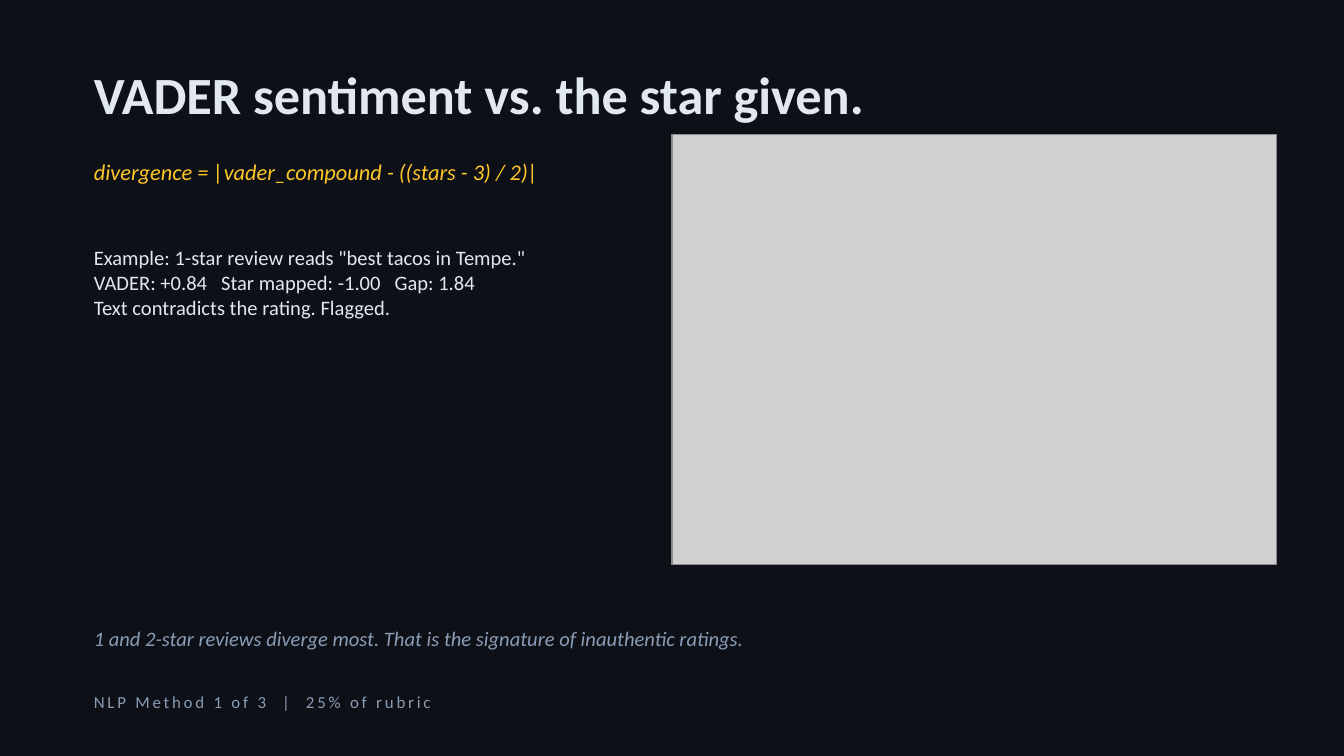
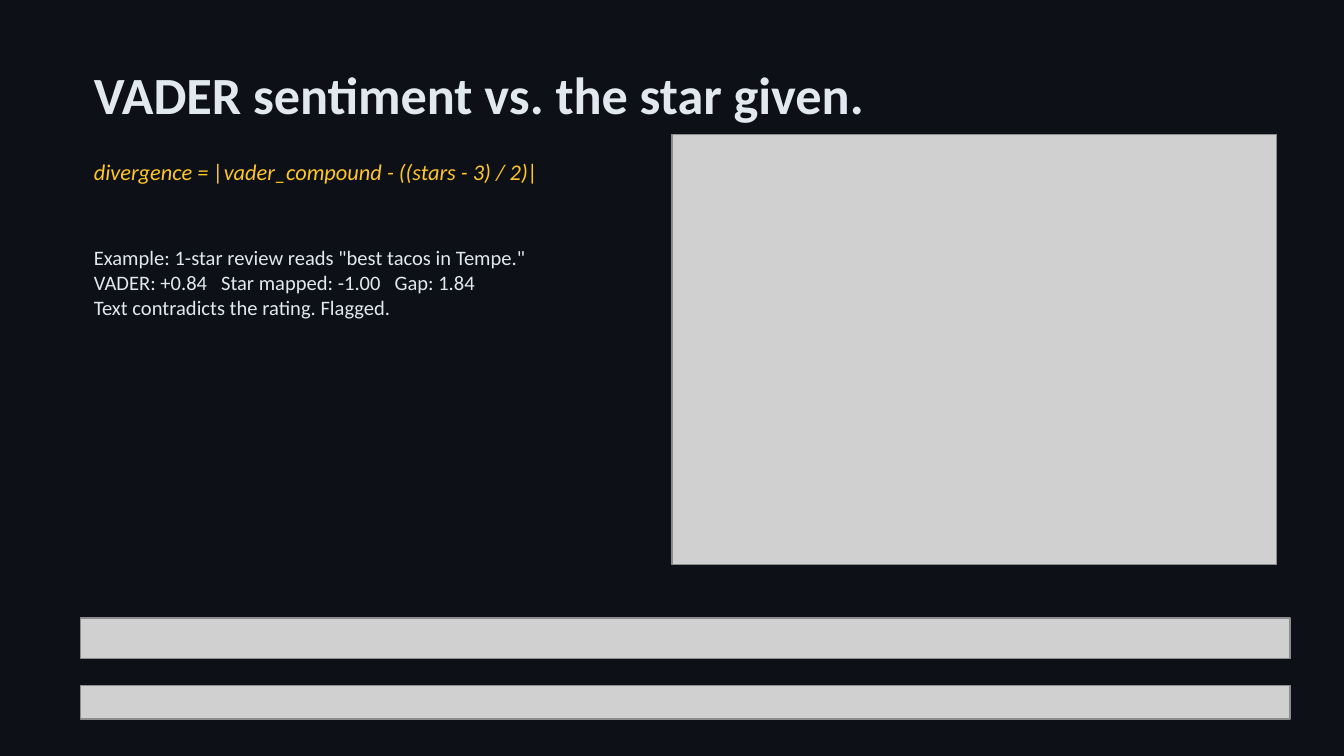
Before and after one commit to InquiroAIResearchLabsInc/CIS509_MCOOK20_FINAL_CODE, a slide deck: slide 4 of docs/CIS509_MCOOK20.pptx. Drawn at 1344x756 pixels with LibreOffice and Linux fonts; fonts in the diff are those of the drawing; grey boxes stand for pictures. Boxes give left, top, right and bottom in pixels: in the first picture for what was removed or moved away, otherwise in the second. Text is boxed around its words. In the diff, an @@ line names an element or a change of style, - is before the commit and + after.

```diff
--- a/docs/CIS509_MCOOK20.pptx
+++ b/docs/CIS509_MCOOK20.pptx
@@ picture added at (x1=81, y1=618, x2=1290, y2=659) @@
@@ text removed at (x1=94, y1=632, x2=742, y2=650) @@
-1 and 2-star reviews diverge most. That is the signature of inauthentic ratings.
@@ picture added at (x1=81, y1=685, x2=1290, y2=719) @@
@@ text removed at (x1=94, y1=696, x2=430, y2=708) @@
-NLP Method 1 of 3 | 25% of rubric
```
Also in this commit, not shown: 3 other slides changed, 1 other file.
